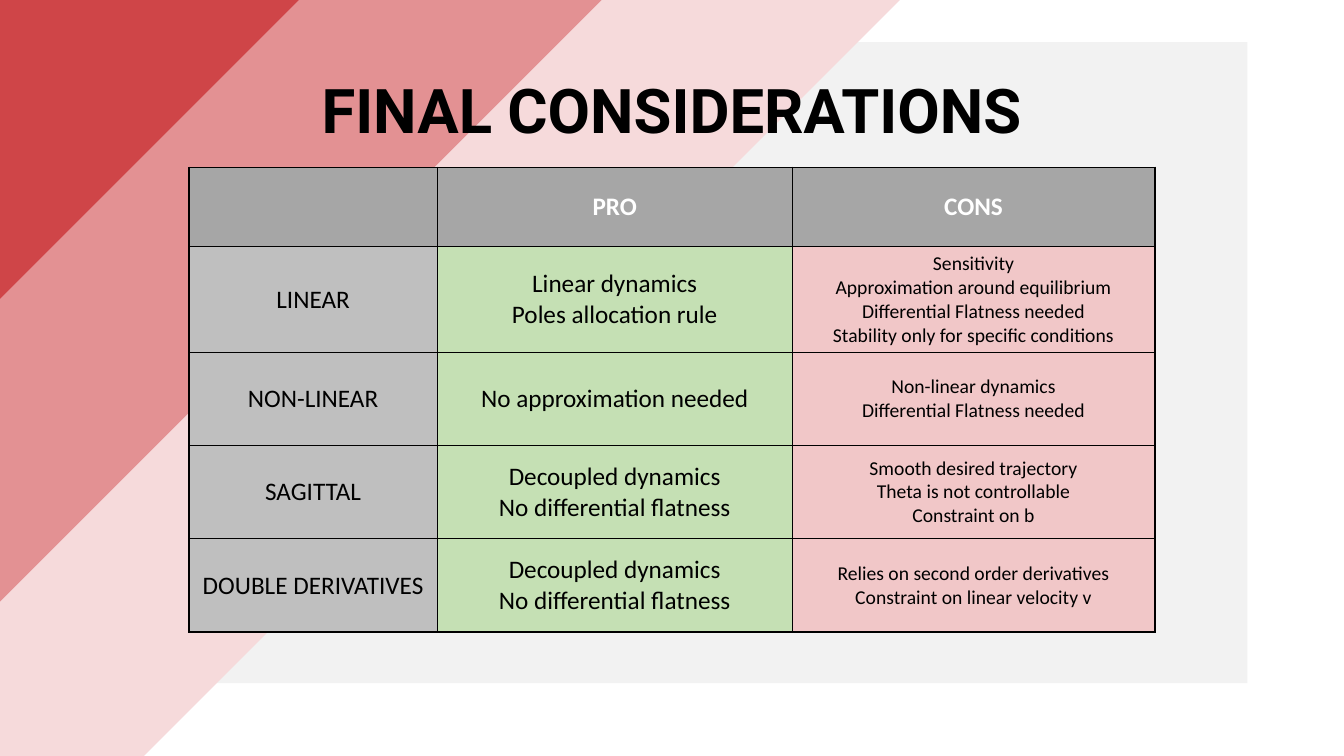
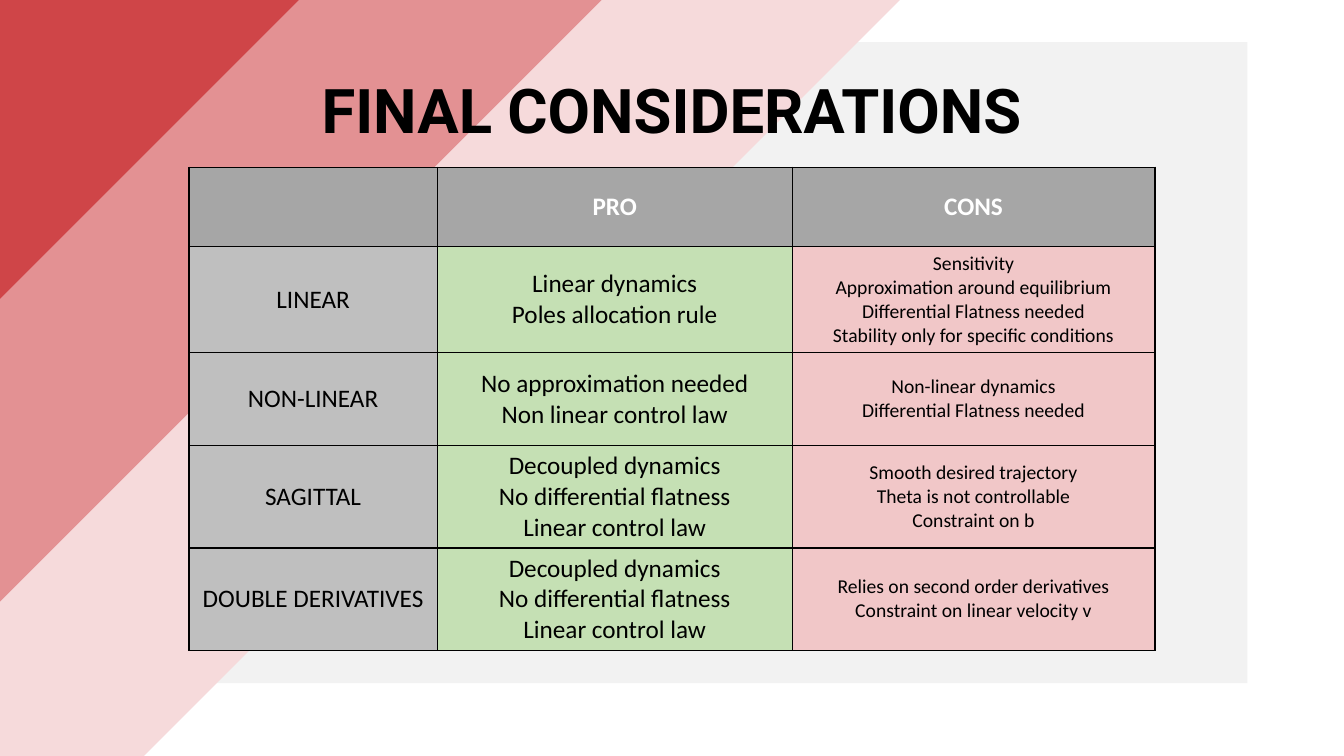
Before and after one commit to PippoGot/R-C2, a slide deck: slide 29 of documentation/presentation.pptx. Drawn at 1344x756 pixels with LibreOffice and Linux fonts; fonts in the diff are those of the drawing. Boxes give left, top, right and bottom in pixels: in the first picture for what was removed or moved away, otherwise in the second. Text is boxed around its words. In the diff, an @@ line names an element or a change of style, - is before the commit and + after.

```diff
--- a/documentation/presentation.pptx
+++ b/documentation/presentation.pptx
@@ table at bbox=[189, 167, 1154, 646] @@
-row 3, column 2: No approximation needed
+row 3, column 2: No approximation needed / Non linear control law
-row 4, column 2: Decoupled dynamics / No differential flatness
+row 4, column 2: Decoupled dynamics / No differential flatness / Linear control law
-row 5, column 2: Decoupled dynamics / No differential flatness
+row 5, column 2: Decoupled dynamics / No differential flatness / Linear control law
```
Also in this commit, not shown: 11 other slides changed, 11 other files.
